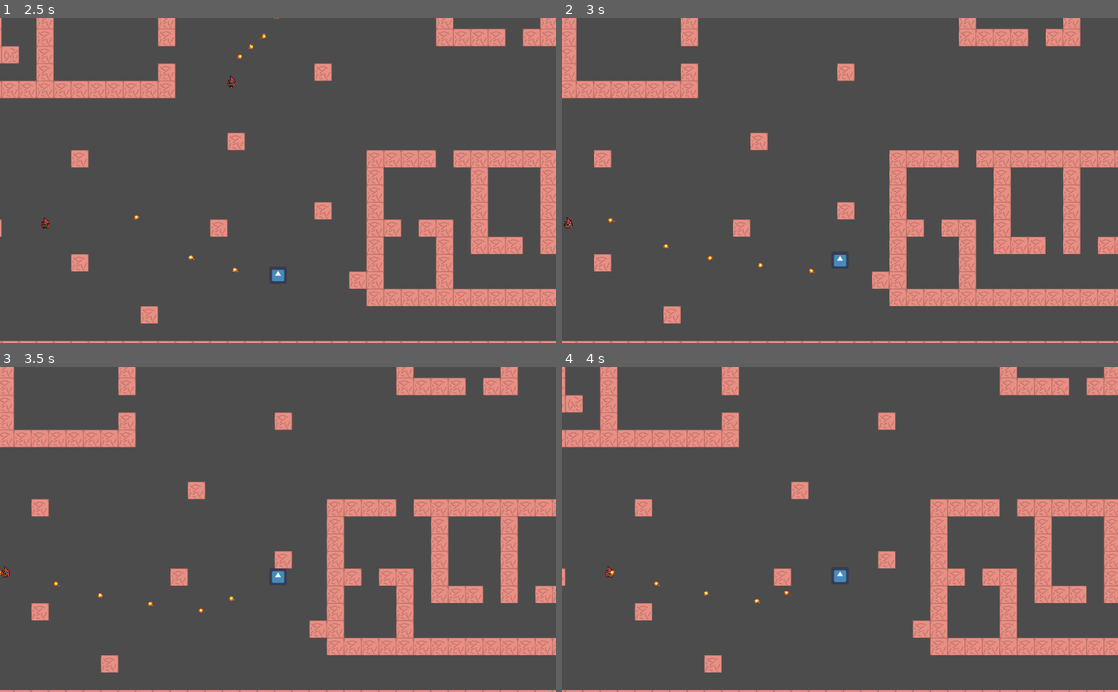
Above: before the commit, frames 1-4 (two rows, left to right).
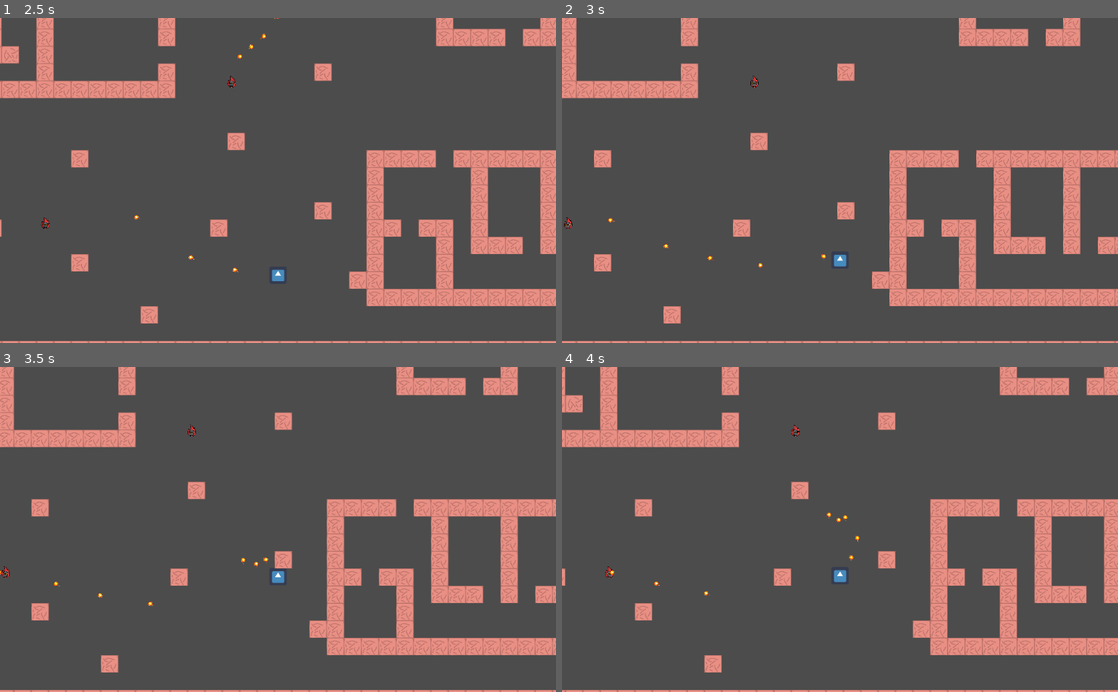
Above: after the commit, the same moments.

Repository: felipe-canales/LVAGames
Game: Godot game, scene res://level_test.tscn
The game is run twice, just before and just after one commit, with the same random seed, the same clock (stepped at 60 frames per second) and the same inputs. The engine's default icon, where the game draws it, is replaced by a stand-in: a white triangle on a blue panel in a dark square.
Inputs:
- Up to frame 1 (2.5 s): tap Enter at 0.5 s; hold D (player_right) 0.53-1.28 s; hold S (player_down) 1.28-2.03 s; hold D (player_right) from 2.03 s (still down)
- Up to frame 2 (3 s): release D (player_right) at 2.78 s; hold W (player_up) from 2.78 s (still down)
- Up to frame 3 (3.5 s): keep holding W (player_up)
- Up to frame 4 (4 s): release W (player_up) at 3.53 s; hold A (player_left) from 3.53 s (still down)

Frame 1 is identical in both runs. In frame 2, less than 0.1% of the frame differs, in the area x 33-48%, y 17-79%; in frame 3, less than 0.1%; in frame 4, 0.1%, in the area x 34-54%, y 17-73%.

Commit message:
Enemigos tienen vida

Diff:
--- a/level_test.tscn
+++ b/level_test.tscn
@@ -43,7 +43,6 @@
 
 [node name="Enemy5" parent="Enemy_Group" instance=ExtResource( 2 )]
 position = Vector2( 1234.18, 151.338 )
-scale = Vector2( 0.2, 0.2 )
 
 [node name="Enemy4" parent="Enemy_Group" instance=ExtResource( 2 )]
 position = Vector2( 259.508, 93.155 )
--- a/nodos/Enemy.gd
+++ b/nodos/Enemy.gd
@@ -1,14 +1,16 @@
 extends KinematicBody2D
 
+var shooted = false
 var destroyed = false
 var scale_down = false
 var scale_up = false
-var destruction_started = true
 
 # Velocidad a la que se acerca el enemigo
 var velocidad = 4000
 # Distancia entre el enemigo y el player
 var distancia = 200
+
+export var vida = 10
 
 # Por definir segun la agrupacion de nodos
 onready var player = get_parent().get_parent().get_node("Player")
@@ -22,10 +24,13 @@
 
 func _physics_process(delta):
 
-	if destroyed:
-		if destruction_started:
-			destruction_started = false
-		scale_down = true
+	if shooted:
+		if vida == 0:
+			destroyed = true
+		else:
+			vida -= 1
+			shooted = false
+		print(vida)
 
 	var dist = player.global_position.distance_to(global_position)
 	var dir_x = player.global_position.x - global_position.x
--- a/nodos/Proyectil.gd
+++ b/nodos/Proyectil.gd
@@ -21,4 +21,4 @@
 	if body.get_name().begins_with("Enemy"):
 		if !body.destroyed:
 			destroyed = true
-			body.destroyed = true
+			body.shooted = true
